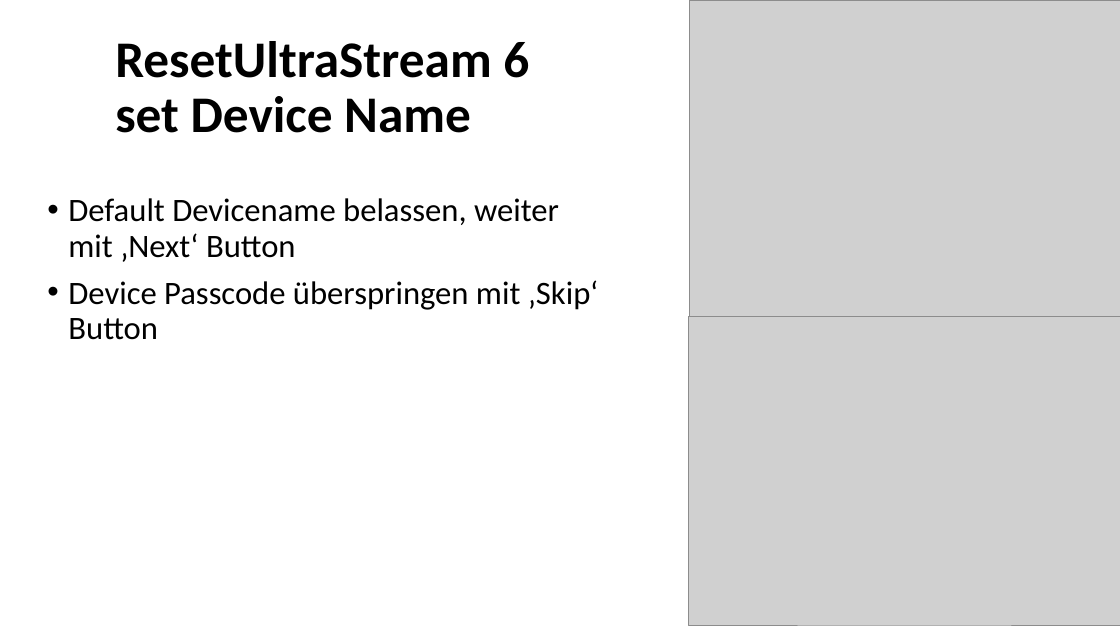
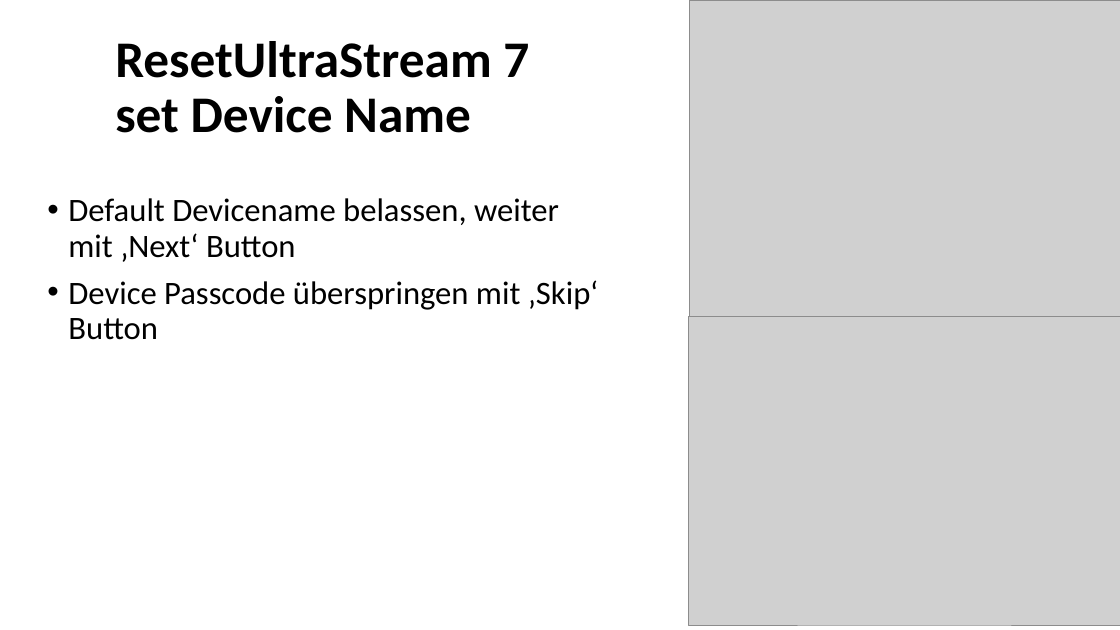
Before and after one commit to Geierwally-xD/JokiAutomation, a slide deck: slide 7 of docu/ResetUltraStream.pptx (slide 6 before the commit). Drawn at 1120x630 pixels with LibreOffice and Linux fonts; fonts in the diff are those of the drawing; grey boxes stand for pictures. Boxes give left, top, right and bottom in pixels: in the first picture for what was removed or moved away, otherwise in the second. Text is boxed around its words. In the diff, an @@ line names an element or a change of style, - is before the commit and + after.

```diff
--- a/docu/ResetUltraStream.pptx
+++ b/docu/ResetUltraStream.pptx
@@ title at box(115, 41, 529, 133): text changed @@
-ResetUltraStream 6
-set Device Name
+ResetUltraStream 7
+set Device Name
```
Also in this commit, not shown: 8 other slides changed, 1 slide added, 14 other files.
